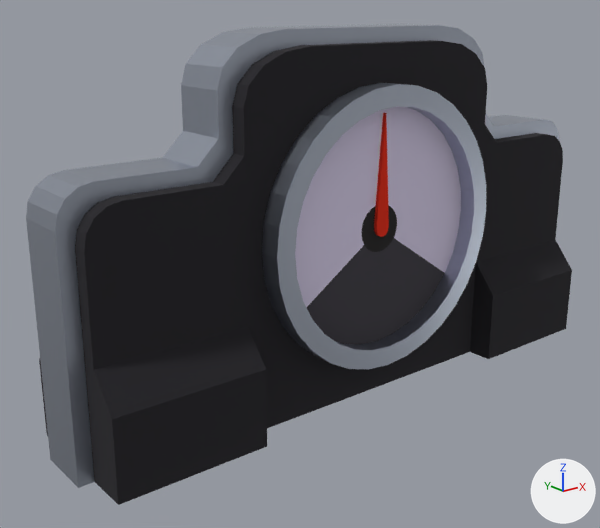
Before and after pictures for a commit that changed the glTF model WebGL/Assets/Models/gauge.gltf.
Before and after are seen from a 50 mm lens placed at (-0.715, 0.758, 2.816), pointed at (-0.06, 1.577, 2.489). Lighting does not change. The marker at lower right points along +X, +Y and +Z. Where no turn or scale is listed for an object, it has been applied to the vertices. Vertices at the same position are counted once.

In view in the first picture: 'guage.001', 'housing.001', 'pekare.001'.
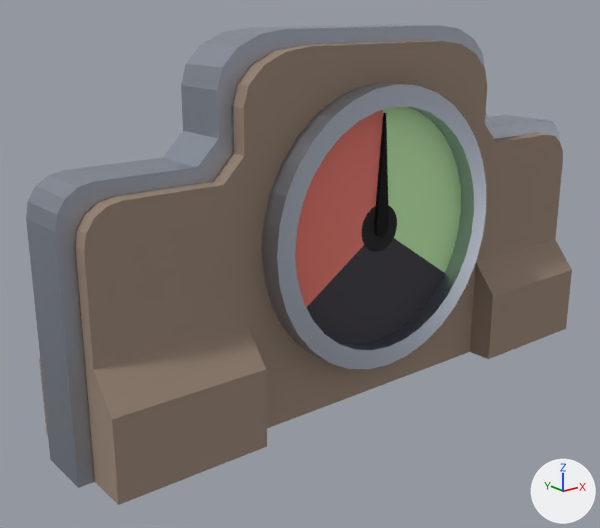
Commit message: Gauge fixad

Where the change shows, as pixel boxes [x1, y1, x2, y2] in the pictures (600 x 528 px):
'guage.001', recoloured, surface changed: [262, 83, 486, 369] in both
'pekare.001', recoloured (red to black): [374, 113, 389, 237] in both
part 1 of me_cylinder_011, recoloured (white to green): [383, 106, 461, 273] in both
part 2 of me_cylinder_011, recoloured (white to brown): [295, 110, 383, 308] in both
part 3 of me_cube_056, recoloured (black to brown): [39, 40, 572, 505] in both

The edits, one by one:
Material 'pointerMat.006' (mat_pointermat_006) changes colour from white #ddd4f0 to black #000000; in linear values from (0.726, 0.66, 0.869) to (0.0, 0.0, 0.0).
Material 'Material.032' (mat_material_032) is new.
Its base color is (0.323, 0.242, 0.188) (brown #9a8778).
Its roughness is 1.0.
Material 'red' (mat_red) is new.
Its base color is (0.8, 0.167, 0.129) (red #e77265).
Material 'pointerMat.011' (mat_pointermat_011) is new.
Its base color is (0.547, 0.869, 0.444) (green #c3f0b2).
Its roughness is 1.0.
me_cylinder_011 has 160 vertices, 316 faces and spans x -0.18..0.18, y -0.088..-0.003, z -0.18..0.18.
me_cylinder_011 is used by ob_guage_001; location (0.0, 1.556, 2.545).
me_cylinder_011 part 1: 22 faces spanning x 0.0..0.154, y -0.064, z -0.086..0.154 switch from mat_pointermat_006 (white #ddd4f0) to mat_pointermat_011 (green #c3f0b2).
me_cylinder_011 part 2: 22 faces spanning x -0.154..0.0, y -0.064, z -0.086..0.154 switch from mat_pointermat_006 (white #ddd4f0) to mat_red (red #e77265).
me_cube_056 has 252 vertices, 500 faces and spans x -0.412..0.412, y -0.093..0.093, z 0.0..0.47.
me_cube_056 is used by ob_housing_001; location (0.0, 1.555, 2.32).
me_cube_056 part 3: all 252 faces that had it switch from mat_material_015 (black #212025) to mat_material_032 (brown #9a8778).
me_plane_006 has 16 vertices, 28 faces and spans x -0.01..0.011, y -0.003..0.003, z -0.011..0.145.
me_plane_006 no longer uses material mat_pointermat_007 (red #e72800).
me_plane_006 now uses material mat_pointermat_006 (black #000000).
